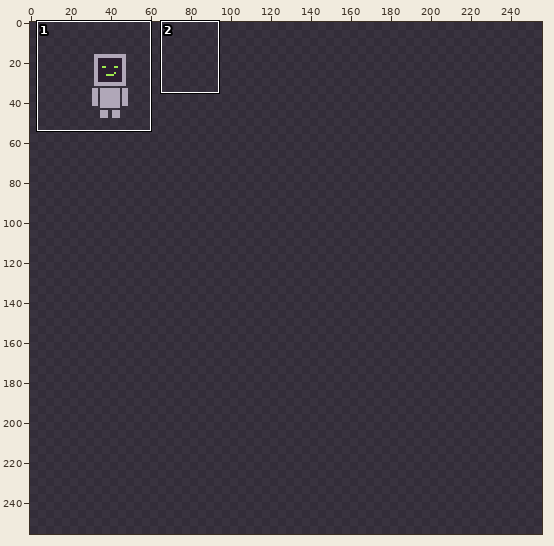
One commit to this pixel-art file: sprites/concept/Characters.aseprite. Above, an overview of the earlier version with the close-up marked.
Close-up. Before:
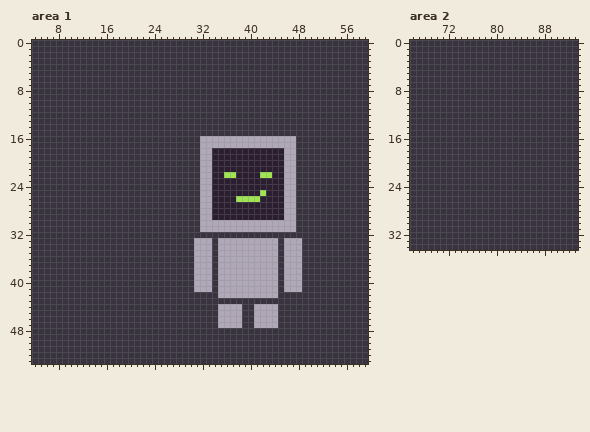
256x256 pixels, 1 frame. Shown: area 1: x 4..59, y 0..53; area 2: x 66..93, y 0..34.
Now the later version:
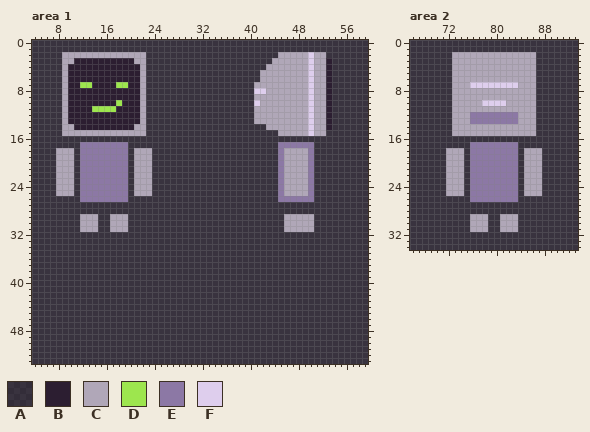
Palette (. is transparent): A #2c1e3181  B #2c1e31  C #b0a7b8  D #9de64e  E #8c78a5  F #deceed
The author wrote: ADD : Iniciado el arte conceptual, para entrar en la isnpiración del World Building! pt.2
From old to new:
Changed rows in their new state; - is an unchanged pixel.
Area 1, layer "Layer 1":
first column x 8:
 2 -CCCCCCCCCCCCCC----------------------CCCCCFCC-
 3 -CCBBBBBBBBBBCC---------------------CCCCCCFCCB
 4 -CBBBBBBBBBBBBC--------------------CCCCCCCFCCB
 5 -CBBBBBBBBBBBBC-------------------CCCCCCCCFCCB
 6 -CBBBBBBBBBBBBC-------------------CCCCCCCCFCCB
 7 -CBBDDBBBBDDBBC------------------CCCCCCCCCFCCB
 8 -CBBBBBBBBBBBBC------------------FFCCCCCCCFCCB
 9 -CBBBBBBBBBBBBC------------------CCCCCCCCCFCCB
10 -CBBBBBBBBDBBBC------------------FCCCCCCCCFCCB
11 -CBBBBDDDDBBBBC------------------CCCCCCCCCFCCB
12 -CBBBBBBBBBBBBC------------------CCCCCCCCCFCCB
13 -CBBBBBBBBBBBBC------------------CCCCCCCCCFCCB
14 -CCBBBBBBBBBBCC--------------------CCCCCCCFCCB
15 -CCCCCCCCCCCCCC----------------------CCCCCFCC-
16 ------------------------AAAAAAAAAAAAAAAA------
17 ----EEEEEEEE------------AAAAAAAAAAAAAEEEEEE---
18 CCC-EEEEEEEE-CCC--------AAAAAAAAAAAAAE--CCE---
19 CCC-EEEEEEEE-CCC--------AAAAAAAAAAAAAE--CCE---
20 CCC-EEEEEEEE-CCC--------AAAAAAAAAAAAAE--CCE---
21 CCC-EEEEEEEE-CCC--------AAAAAAAAAAAAAE--CCE---
22 CCC-EEEEEEEE-CCC--------AAAAAAAAAAAAAE--CCE---
23 CCC-EEEEEEEE-CCC--------AAAAAAAAAAAAAE--CCE---
24 CCC-EEEEEEEE-CCC--------AAAAAAAAAAAAAE--CCE---
25 CCC-EEEEEEEE-CCC--------AAAAAAAAAAAAAE--CCE---
26 ----EEEEEEEE------------AAAAAAAAAAAAAEEEEEE---
27 ------------------------AAAAAAAAAAAAAAAA------
28 ------------------------AAAAAAAAAAAAAAAA------
29 ----CCC--CCC------------AAAAAAAAAAAAAA--CCC---
30 ----CCC--CCC------------AAAAAAAAAAAAAA--CCC---
31 ----CCC--CCC------------AAAAAAAAAAAAAA--CCC---
33 -----------------------AAA-AAAAAAAAAA-AAA-----
34 -----------------------AAA-AAAAAAAAAA-AAA-----
35 -----------------------AAA-AAAAAAAAAA-AAA-----
36 -----------------------AAA-AAAAAAAAAA-AAA-----
37 -----------------------AAA-AAAAAAAAAA-AAA-----
38 -----------------------AAA-AAAAAAAAAA-AAA-----
39 -----------------------AAA-AAAAAAAAAA-AAA-----
40 -----------------------AAA-AAAAAAAAAA-AAA-----
41 -----------------------AAA-AAAAAAAAAA-AAA-----
42 ---------------------------AAAAAAAAAA---------
44 ---------------------------AAAA--AAAA---------
45 ---------------------------AAAA--AAAA---------
46 ---------------------------AAAA--AAAA---------
47 ---------------------------AAAA--AAAA---------
Area 2, layer "Layer 1":
first column x 72:
 2 -CCCCCCCCCCCCCC-
 3 -CCCCCCCCCCCCCC-
 4 -CCCCCCCCCCCCCC-
 5 -CCCCCCCCCCCCCC-
 6 -CCCCCCCCCCCCCC-
 7 -CCCFFFFFFFFCCC-
 8 -CCCCCCCCCCCCCC-
 9 -CCCCCCCCCCCCCC-
10 -CCCCCFFFFCCCCC-
11 -CCCCCCCCCCCCCC-
12 -CCCEEEEEEEECCC-
13 -CCCEEEEEEEECCC-
14 -CCCCCCCCCCCCCC-
15 -CCCCCCCCCCCCCC-
17 ----EEEEEEEE----
18 CCC-EEEEEEEE-CCC
19 CCC-EEEEEEEE-CCC
20 CCC-EEEEEEEE-CCC
21 CCC-EEEEEEEE-CCC
22 CCC-EEEEEEEE-CCC
23 CCC-EEEEEEEE-CCC
24 CCC-EEEEEEEE-CCC
25 CCC-EEEEEEEE-CCC
26 ----EEEEEEEE----
29 ----CCC--CCC----
30 ----CCC--CCC----
31 ----CCC--CCC----
